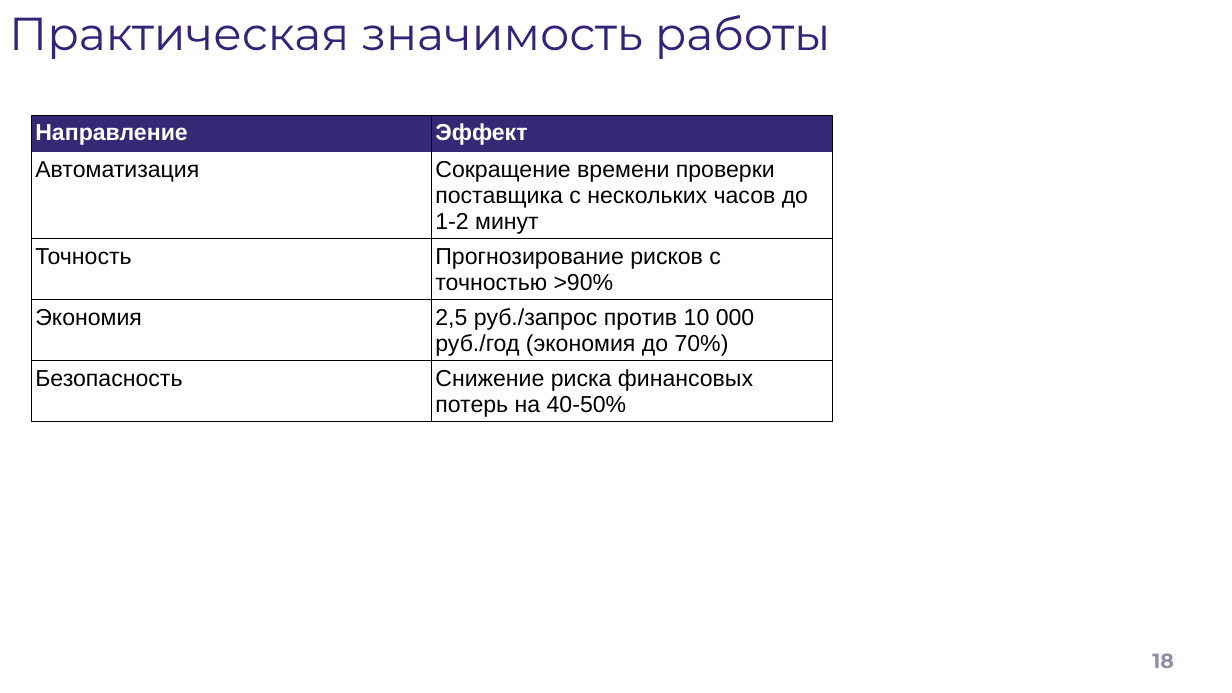
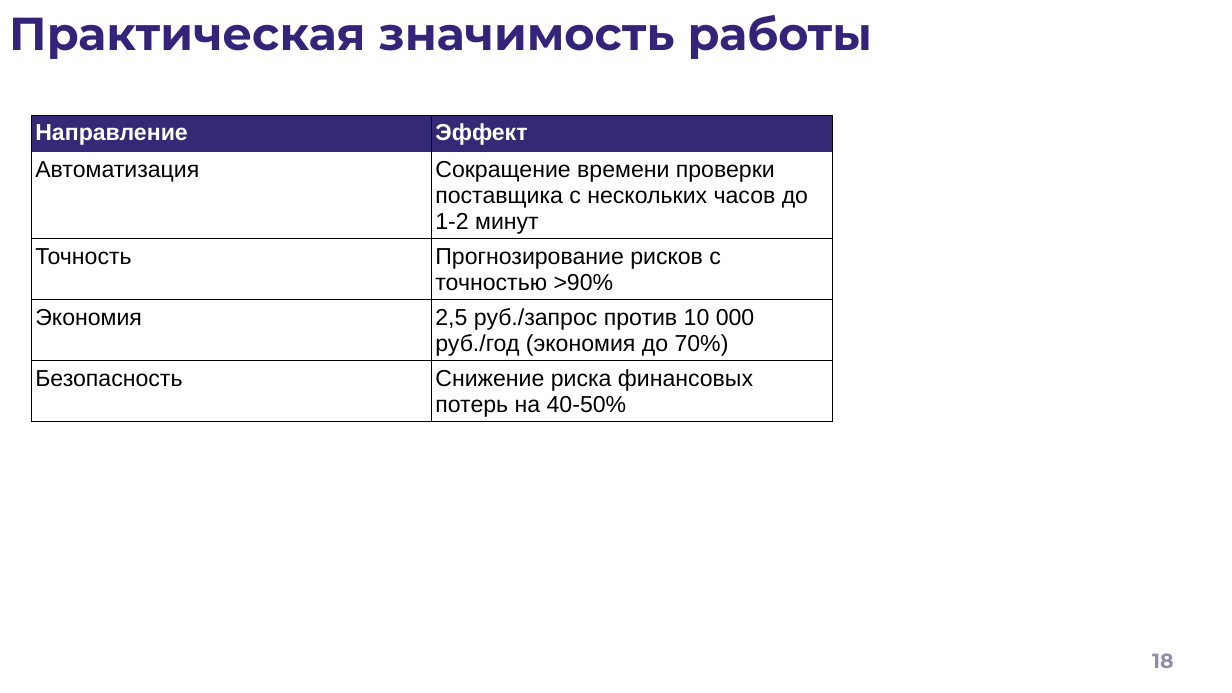
Before and after one commit to lilvolcanointhenighttime/diplom, a slide deck: slide 18 of Презентация.pptx. Drawn at 1232x693 pixels with LibreOffice and Linux fonts; fonts in the diff are those of the drawing; background and template pictures are left out. Boxes give left, top, right and bottom in pixels: in the first picture for what was removed or moved away, otherwise in the second. Text is boxed around its words. In the diff, an @@ line names an element or a change of style, - is before the commit and + after.

```diff
--- a/Презентация.pptx
+++ b/Презентация.pptx
@@ title "Практическая значимость работы" at (9, 15, 872, 59): bold on @@
```
Also in this commit, not shown: 9 other slides changed, 3 other files.
